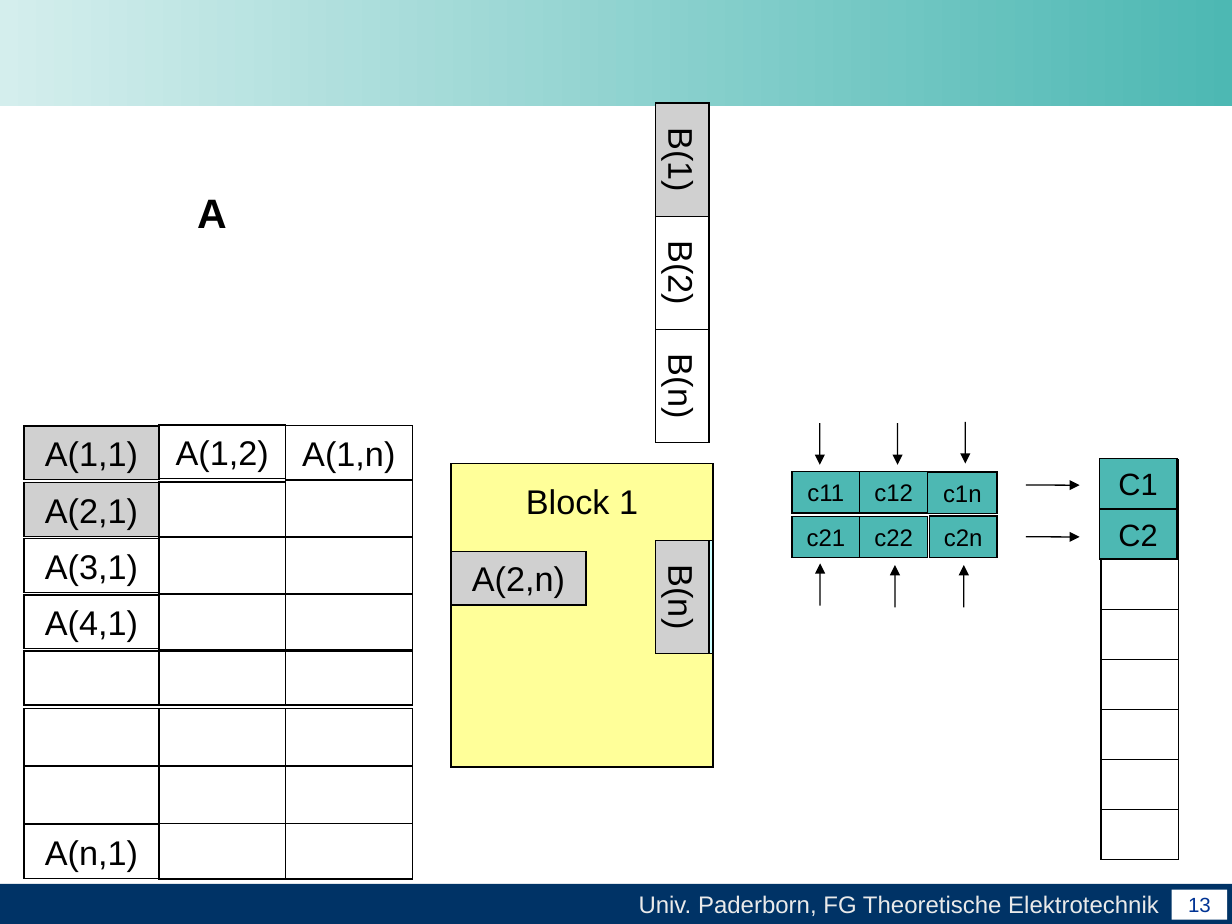
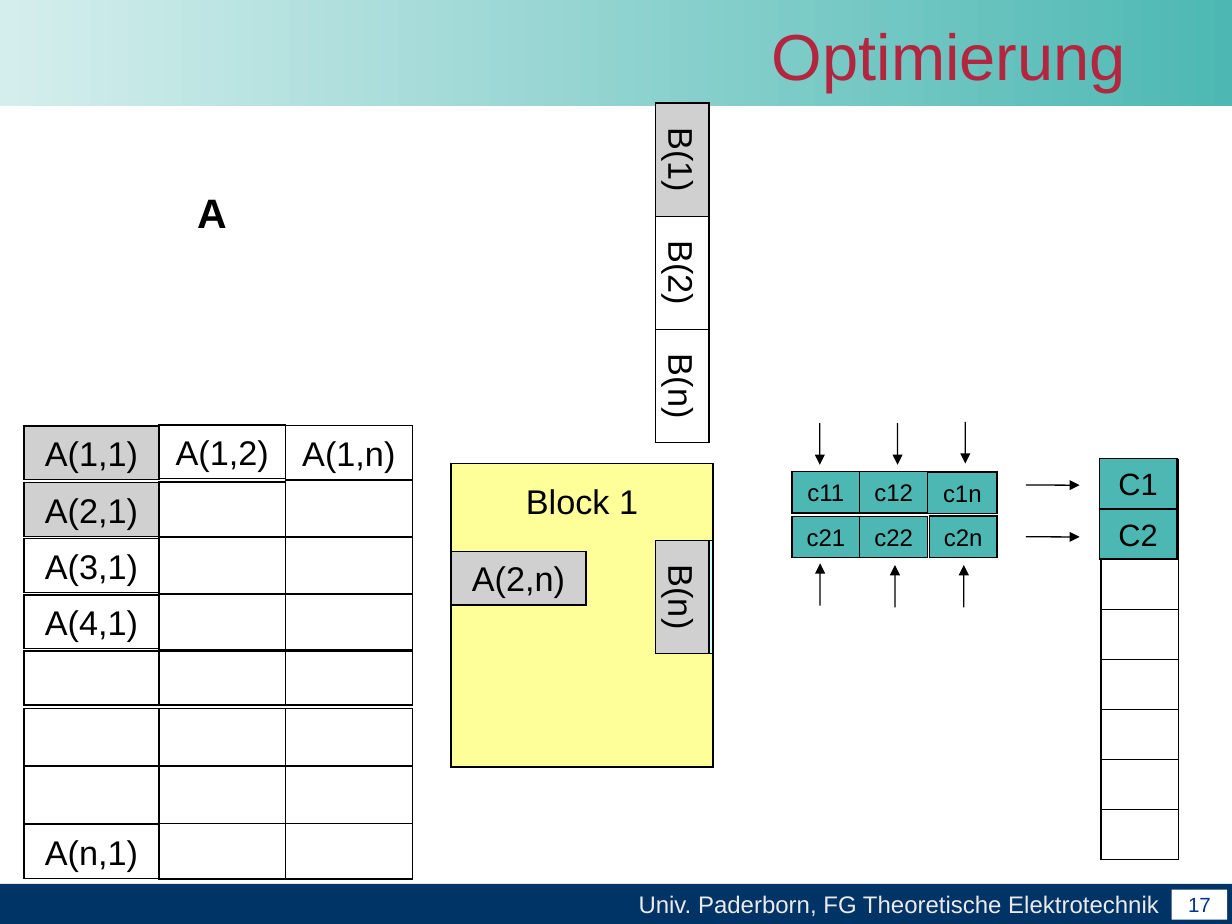
Before and after one commit to unconditional/projektarbeitcuda, a slide deck: slide 17 of Vortrag/Abschlussvortrag der Projektarbeit CUDA(xby).ppt (slide 13 before the commit). Drawn at 1232x924 pixels with LibreOffice and Linux fonts; fonts in the diff are those of the drawing; grey boxes stand for pictures; background and template pictures are left out. Boxes give left, top, right and bottom in pixels: in the first picture for what was removed or moved away, otherwise in the second. Text is boxed around its words. In the diff, an @@ line names an element or a change of style, - is before the commit and + after.

```diff
--- a/Vortrag/Abschlussvortrag der Projektarbeit CUDA(xby).ppt
+++ b/Vortrag/Abschlussvortrag der Projektarbeit CUDA(xby).ppt
@@ title added at bbox=[772, 33, 1126, 92], 38 pt, text #B32640 @@
+Optimierung
@@ page number at bbox=[1188, 898, 1211, 912]: text changed @@
-13
+17
```
Also in this commit, not shown: 2 other slides changed, 3 slides added.
